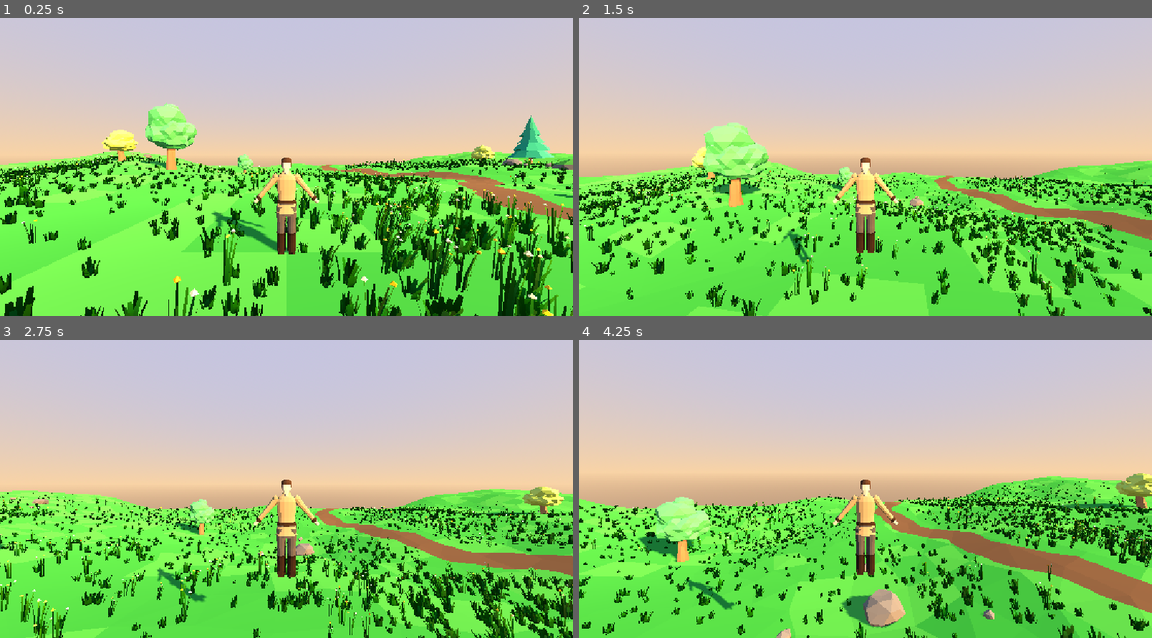
Above: before the commit, frames 1-4 (two rows, left to right).
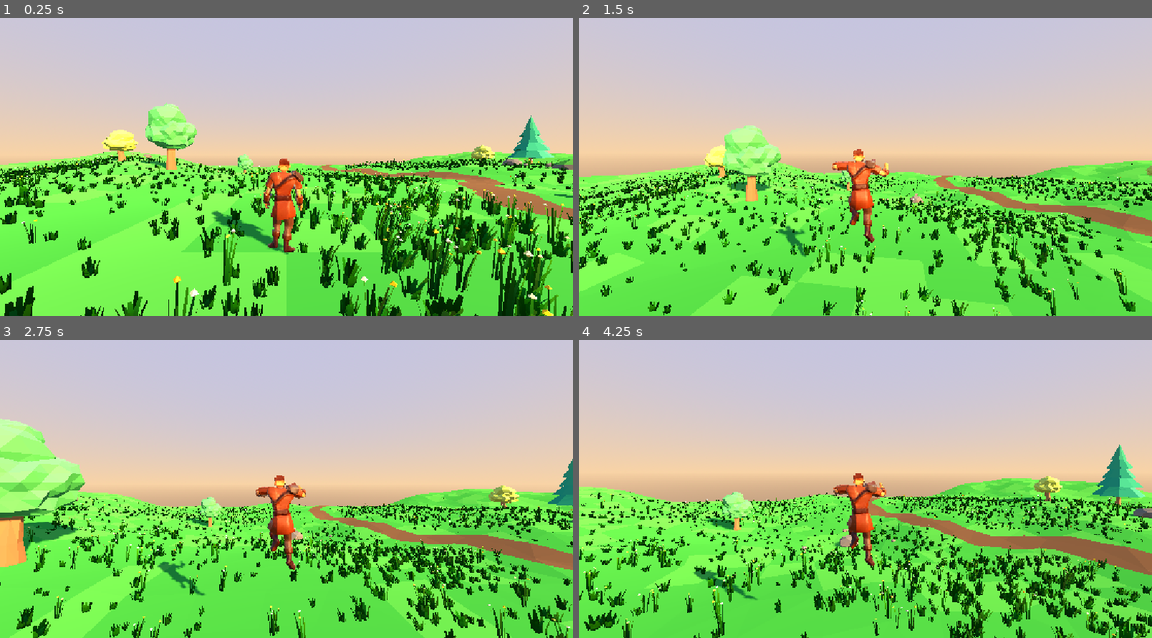
Above: after the commit, the same moments.

Repository: Aftra1/rpg-3d
Game: Godot game, scene res://main.tscn
Same seed, same stepped clock (60 frames per second), same inputs: the game is played once before the commit and once after it.
Inputs (mouse positions are in pixels of both pictures, inside the frame that each line leads up to):
- Up to frame 1 (0.25 s): no input
- Up to frame 2 (1.5 s): tap Enter at 0.5 s; move the mouse to (894, 152) at 0.52 s; hold Shift (run, bound only after the commit) 0.53-1.28 s; hold Z (move_forward) from 0.53 s (still down); tap Space (jump) at 0.77, 0.8, 1.07, 1.35 s; move the mouse to (836, 155) at 1.27 s
- Up to frame 3 (2.75 s): keep holding Z (move_forward); tap Space (jump) at 1.52, 1.82, 2.3 s; tap Shift (run, bound only after the commit) at 1.55 s; move the mouse to (297, 471) at 2.02 s; hold Shift (run, bound only after the commit) from 2.03 s (still down)
- Up to frame 4 (4.25 s): keep holding Z (move_forward); move the mouse to (859, 483) at 2.77 s; release Shift (run, bound only after the commit) at 2.78 s; tap Shift (run, bound only after the commit) at 2.85 s; tap Space (jump) at 3.02, 3.32, 3.6, 3.77, 4.07 s; move the mouse to (905, 480) at 3.52 s

The runs differ from the first frame. In frame 1, 1.7% of the frame differs, in the area x 36-56%, y 46-80%; in frame 2, 26%; in frame 3, 31%; in frame 4, 34%, in the area x 0-100%, y 35-100%.

Commit message:
Héros v2 animé
Co-Authored-By: Claude Sonnet 5.5 <noreply@anthropic.com>

Diff:
--- /dev/null
+++ b/hero_animator.gd
@@ -0,0 +1,92 @@
+extends AnimationTree
+## Animation du héros : machine à états idle / walk / run / jump avec fondus enchaînés.
+## L'arbre est construit ici (pas de ressource à éditer à la main) ; `player.gd` appelle
+## `update_locomotion()` à chaque frame physique.
+
+## Vitesse (m/s) à laquelle les animations Mixamo font avancer le personnage telles quelles.
+## Sert à régler la vitesse de lecture pour que les pieds ne glissent pas :
+## vitesse_de_lecture = vitesse_réelle / vitesse_naturelle.
+@export var walk_anim_speed: float = 1.60
+@export var run_anim_speed: float = 5.31
+## Seuils de changement d'état (m/s).
+@export var idle_threshold: float = 0.4
+## Au-dessus de cette vitesse on passe de walk à run.
+@export var run_threshold: float = 3.6
+## Durée (s) des fondus entre animations.
+@export var blend_time: float = 0.2
+@export var jump_blend_time: float = 0.12
+## Bornes de la vitesse de lecture (évite une animation figée ou frénétique).
+@export var min_play_speed: float = 0.6
+@export var max_play_speed: float = 2.0
+
+const FPS := 30.0
+const STATES := ["idle", "walk", "run", "jump"]
+
+var _playback: AnimationNodeStateMachinePlayback
+var _current := "idle"
+
+
+func _ready() -> void:
+	var player: AnimationPlayer = get_node(anim_player)
+	# Boucles. La dernière image exportée duplique la première : on la retire de la durée
+	# pour que la boucle soit continue (sinon micro-arrêt à chaque cycle).
+	for n in ["idle", "walk", "run"]:
+		var a := player.get_animation(n)
+		a.loop_mode = Animation.LOOP_LINEAR
+		a.length = maxf(a.length - 1.0 / FPS, 1.0 / FPS)
+	player.get_animation("jump").loop_mode = Animation.LOOP_NONE
+
+	var sm := AnimationNodeStateMachine.new()
+	var x := 0.0
+	for s in STATES:
+		var node := AnimationNodeAnimation.new()
+		node.animation = s
+		sm.add_node(s, node, Vector2(x, 0))
+		x += 200.0
+	var start := AnimationNodeStateMachineTransition.new()
+	start.advance_mode = AnimationNodeStateMachineTransition.ADVANCE_MODE_AUTO
+	sm.add_transition("Start", "idle", start)
+	# Toutes les transitions sont possibles (travel() choisit le chemin direct).
+	for a in STATES:
+		for b in STATES:
+			if a == b:
+				continue
+			var t := AnimationNodeStateMachineTransition.new()
+			t.xfade_time = jump_blend_time if (a == "jump" or b == "jump") else blend_time
+			sm.add_transition(a, b, t)
+
+	var tree := AnimationNodeBlendTree.new()
+	tree.add_node("states", sm, Vector2(0, 0))
+	tree.add_node("speed", AnimationNodeTimeScale.new(), Vector2(300, 0))
+	tree.connect_node("speed", 0, "states")
+	tree.connect_node("output", 0, "speed")
+	tree_root = tree
+	# L'animation avance au même rythme que le déplacement (physique) : pas de décalage ni de saccade.
+	callback_mode_process = AnimationMixer.ANIMATION_CALLBACK_MODE_PROCESS_PHYSICS
+	active = true
+	_playback = get("parameters/states/playback")
+
+
+## `h_speed` : vitesse horizontale (m/s) ; `on_floor` : le joueur touche le sol.
+func update_locomotion(h_speed: float, on_floor: bool) -> void:
+	if _playback == null:
+		return
+	var target := "idle"
+	if not on_floor:
+		target = "jump"
+	elif h_speed > run_threshold:
+		target = "run"
+	elif h_speed > idle_threshold:
+		target = "walk"
+	if target != _current:
+		_current = target
+		_playback.travel(target)
+
+	# Vitesse de lecture : les pieds avancent à la même vitesse que le sol défile.
+	var scale := 1.0
+	match _current:
+		"walk":
+			scale = clampf(h_speed / walk_anim_speed, min_play_speed, max_play_speed)
+		"run":
+			scale = clampf(h_speed / run_anim_speed, min_play_speed, max_play_speed)
+	set("parameters/speed/scale", scale)
--- a/main.tscn
+++ b/main.tscn
@@ -9,7 +9,8 @@
 [ext_resource type="PackedScene" path="res://assets/models/roche_01.glb" id="rock1"]
 [ext_resource type="PackedScene" path="res://assets/models/roche_02.glb" id="rock2"]
 [ext_resource type="PackedScene" path="res://assets/models/roche_03.glb" id="rock3"]
-[ext_resource type="PackedScene" path="res://assets/models/heros.glb" id="hero"]
+[ext_resource type="PackedScene" path="res://assets/models/heros_v2.glb" id="hero"]
+[ext_resource type="Script" path="res://hero_animator.gd" id="hero_animator"]
 
 [sub_resource type="CapsuleShape3D" id="CapsuleShape3D_player"]
 radius = 0.35
@@ -87,6 +88,11 @@
 [node name="Heros" parent="Player/Model" instance=ExtResource("hero")]
 transform = Transform3D(-1, 0, 0, 0, 1, 0, 0, 0, -1, 0, -0.9, 0)
 
+[node name="AnimationTree" type="AnimationTree" parent="Player"]
+root_node = NodePath("../Model/Heros")
+anim_player = NodePath("../Model/Heros/AnimationPlayer")
+script = ExtResource("hero_animator")
+
 [node name="CollisionShape3D" type="CollisionShape3D" parent="Player"]
 shape = SubResource("CapsuleShape3D_player")
 
--- a/player.gd
+++ b/player.gd
@@ -1,7 +1,8 @@
 extends CharacterBody3D
 ## Joueur : déplacement ZQSD (AZERTY), saut Espace, caméra 3e personne à la souris.
 
-const SPEED := 6.0
+const WALK_SPEED := 2.6
+const RUN_SPEED := 4.7 # ≈ 1,8 × la marche (Shift)
 const ACCELERATION := 40.0
 const JUMP_VELOCITY := 6.5
 const TURN_SPEED := 12.0 # plus grand = rotation plus rapide
@@ -14,6 +15,7 @@
 @onready var model: Node3D = $Model # tourne seul ; la caméra n'en dépend pas
 @onready var camera_pivot: Node3D = $CameraPivot
 @onready var spring_arm: SpringArm3D = $CameraPivot/SpringArm3D
+@onready var animation_tree: AnimationTree = $AnimationTree
 
 
 func _ready() -> void:
@@ -31,6 +33,7 @@
 	_add_key_action("move_left", KEY_Q)
 	_add_key_action("move_right", KEY_D)
 	_add_key_action("jump", KEY_SPACE)
+	_add_key_action("run", KEY_SHIFT)
 
 
 func _add_key_action(action: StringName, keycode: Key) -> void:
@@ -64,7 +67,8 @@
 	var yaw_basis := Basis(Vector3.UP, camera_pivot.rotation.y)
 	var direction := yaw_basis * Vector3(input_dir.x, 0.0, input_dir.y)
 
-	var target := direction * SPEED
+	var speed := RUN_SPEED if Input.is_action_pressed("run") else WALK_SPEED
+	var target := direction * speed
 	velocity.x = move_toward(velocity.x, target.x, ACCELERATION * delta)
 	velocity.z = move_toward(velocity.z, target.z, ACCELERATION * delta)
 
@@ -74,3 +78,6 @@
 		model.rotation.y = lerp_angle(model.rotation.y, target_yaw, 1.0 - exp(-TURN_SPEED * delta))
 
 	move_and_slide()
+
+	# Le héros est animé selon sa vitesse réelle (après collisions) et le contact au sol.
+	animation_tree.update_locomotion(Vector2(velocity.x, velocity.z).length(), is_on_floor())
Not shown, added: assets/import/.gdignore
Binary file added: assets/models/heros_v2.glb
Not shown, added: assets/models/heros_v2.glb.import
Binary file added: assets/models/heros_v2_heros_basecolor.jpg
Not shown, added: assets/models/heros_v2_heros_basecolor.jpg.import
Binary file added: assets/models/heros_v2_heros_normal.png
Not shown, added: assets/models/heros_v2_heros_normal.png.import
Not shown, added: hero_animator.gd.uid
Not shown, added: CREDITS.md
Not shown, added: assets/blender/heros_v2.blend
